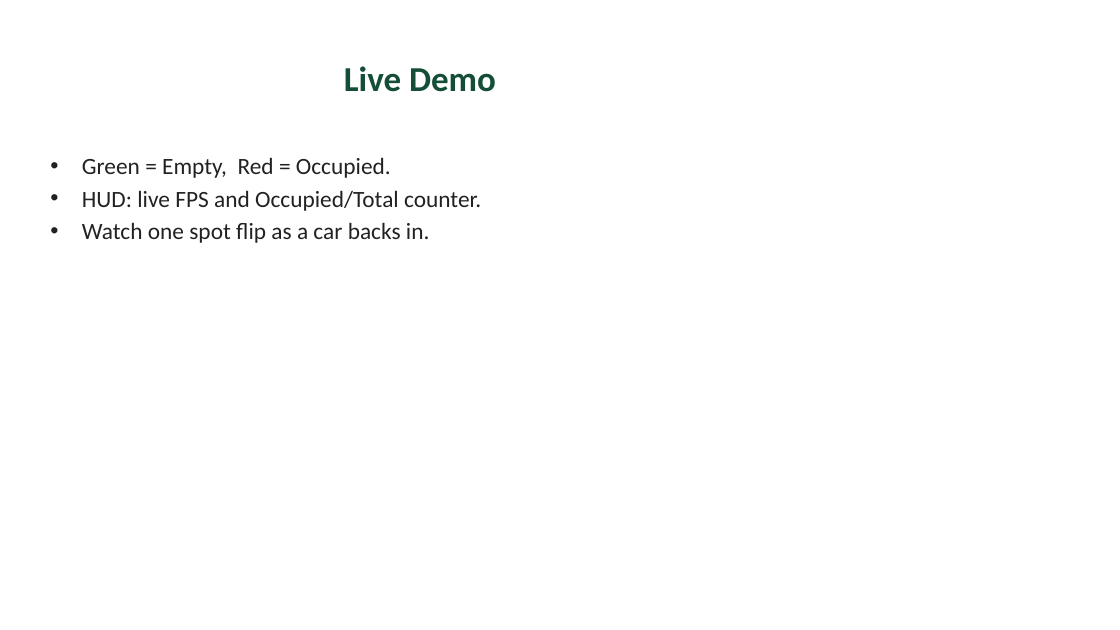
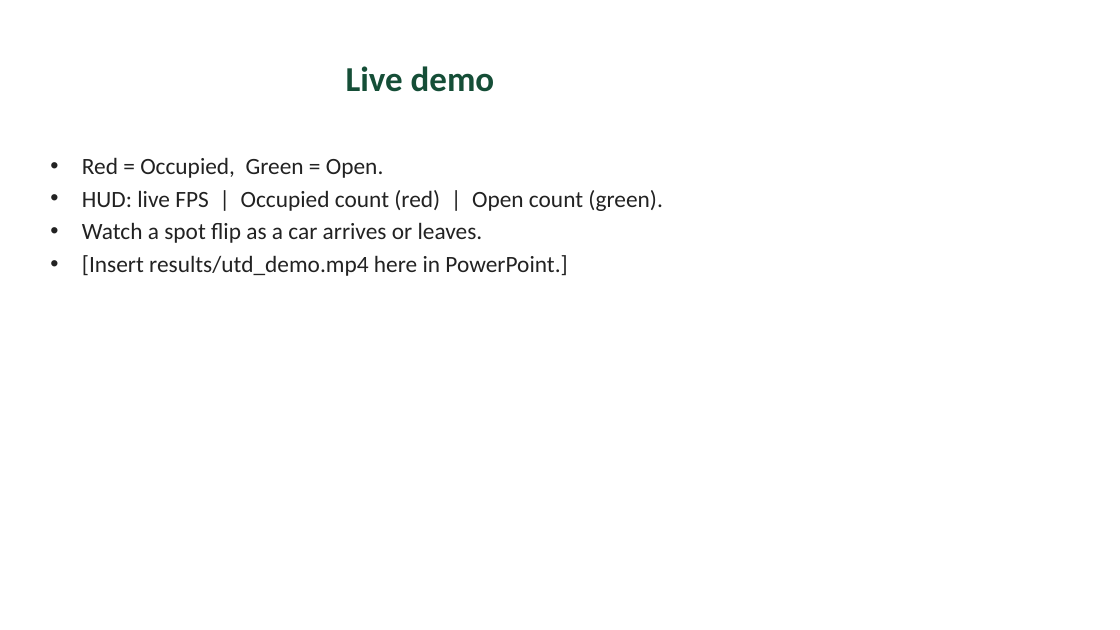
Before and after one commit to Eswar-deep/CV-assignment, a slide deck: slide 7 of presentation/slides.pptx. Drawn at 1120x630 pixels with LibreOffice and Linux fonts; fonts in the diff are those of the drawing. Boxes give left, top, right and bottom in pixels: in the first picture for what was removed or moved away, otherwise in the second. Text is boxed around its words. In the diff, an @@ line names an element or a change of style, - is before the commit and + after.

```diff
--- a/presentation/slides.pptx
+++ b/presentation/slides.pptx
@@ title at (346,66,495,92): text changed @@
-Live Demo
+Live demo
@@ text at (82,157,663,276): text changed @@
-• Green = Empty, Red = Occupied.
-• HUD: live FPS and Occupied/Total counter.
-• Watch one spot flip as a car backs in.
+• Red = Occupied, Green = Open.
+• HUD: live FPS | Occupied count (red) | Open count (green).
+• Watch a spot flip as a car arrives or leaves.
+• [Insert results/utd_demo.mp4 here in PowerPoint.]
```
Also in this commit, not shown: 6 other slides changed, 4 slides added, 3 slides removed, 10 other files.
